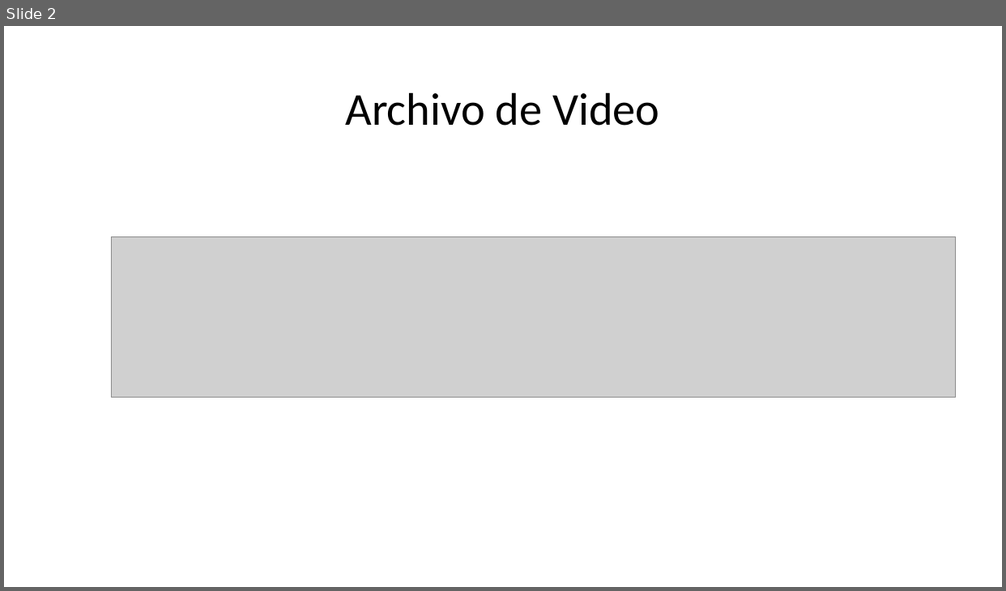
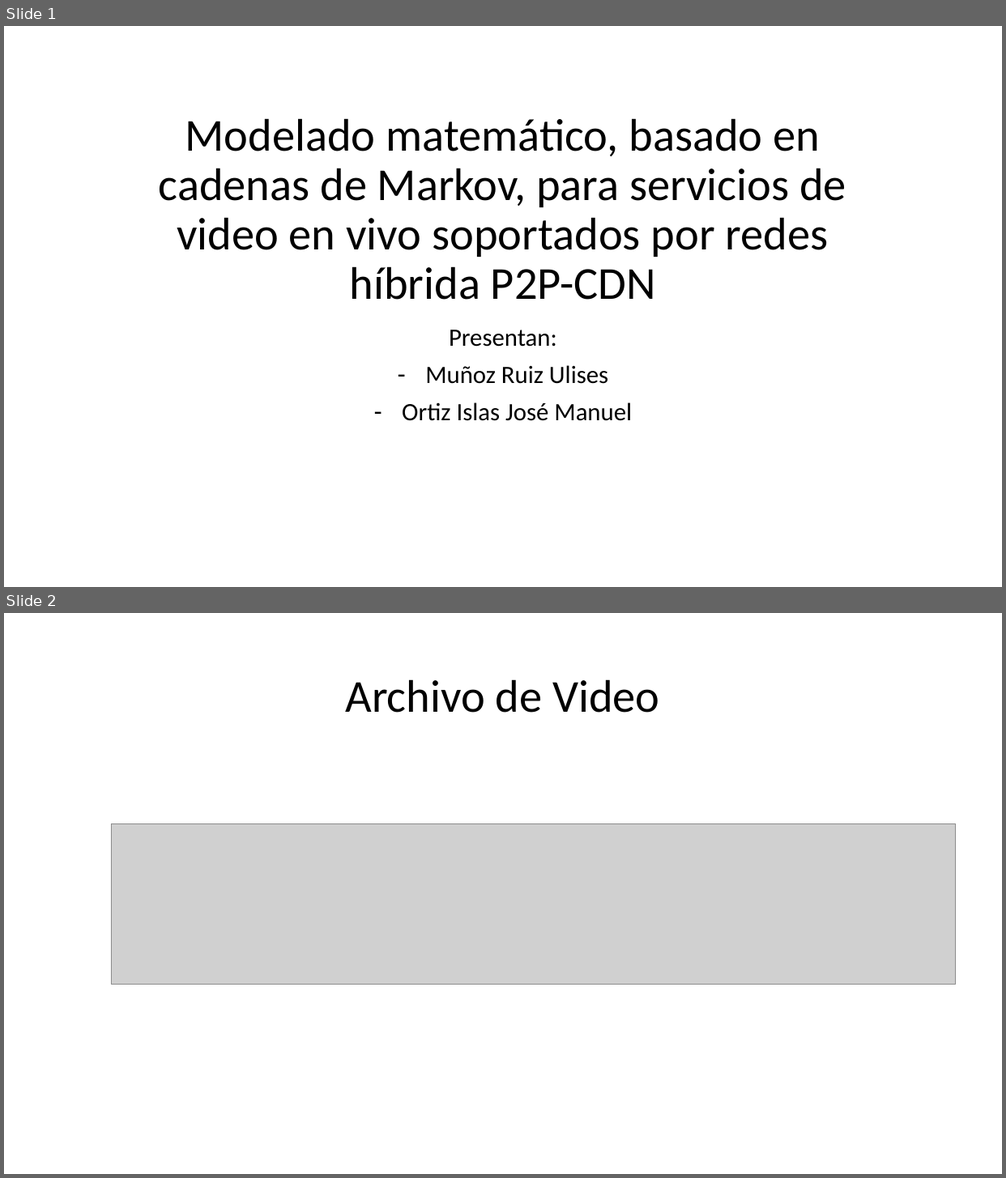
Before and after one commit to Uliskis15/PT, a slide deck: 2023-2/Reportes/ReporteFinal/PresentacionPrototipo.pptx. Shown one above the other, each under a label of ours: slide 2 before the commit, slides 1 and 2 after it. The pictures are 1006x591 and 1006x1178 pixels, drawn with LibreOffice and Linux fonts; fonts in the diff are those of the drawing; grey boxes stand for pictures. Boxes give left, top, right and bottom in pixels: in the first picture for what was removed or moved away, otherwise in the second. Text is boxed around its words. In the diff, an @@ line names an element or a change of style, - is before the commit and + after.

```diff
--- a/2023-2/Reportes/ReporteFinal/PresentacionPrototipo.pptx
+++ b/2023-2/Reportes/ReporteFinal/PresentacionPrototipo.pptx
@@ slide 1 added at bbox=[4, 26, 1002, 587], background #FFFFFF @@
@@ title added at bbox=[159, 118, 846, 300], 44 pt, text #000000 @@
+Modelado matemático, basado en cadenas de Markov, para servicios de video en vivo soportados por redes híbrida P2P-CDN
@@ subtitle added at bbox=[402, 330, 632, 421], 24 pt, text #000000 @@
+Presentan:
+– Muñoz Ruiz Ulises
+– Ortiz Islas José Manuel
```
Also in this commit, not shown: 3 other slides added, 2 slides removed.
